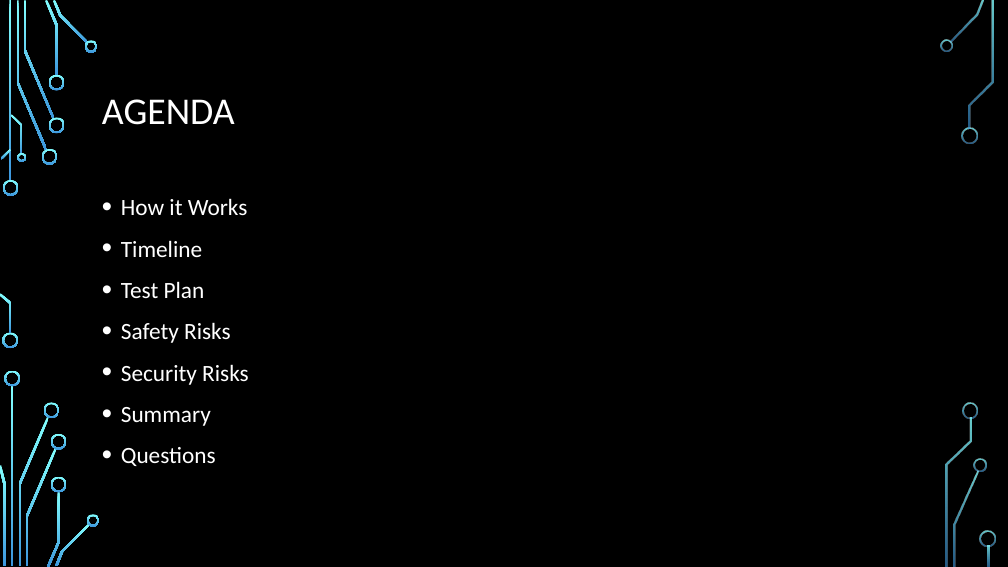
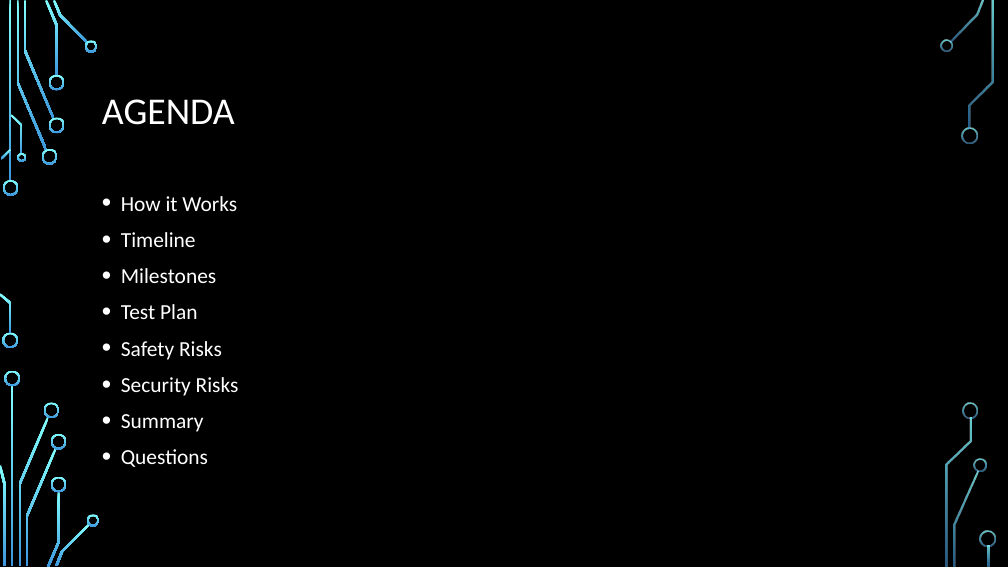
Before and after one commit to dontaylor6000/Group27_Tracker, a slide deck: slide 3 of Documentation/PDR.pptx. Drawn at 1008x567 pixels with LibreOffice and Linux fonts; fonts in the diff are those of the drawing; background and template pictures are left out. Boxes give left, top, right and bottom in pixels: in the first picture for what was removed or moved away, otherwise in the second. Text is boxed around its words. In the diff, an @@ line names an element or a change of style, - is before the commit and + after.

```diff
--- a/Documentation/PDR.pptx
+++ b/Documentation/PDR.pptx
@@ text at bbox=[121, 196, 239, 467]: size 22.2 to 20.4 pt in "How it Works", "Timeline", "Test Plan", "Safety Risks" and 3 more places; line spacing 1.1 to 1 @@
@@ text at bbox=[121, 268, 216, 283]: paragraph added @@
+• Milestones
```
Also in this commit, not shown: 1 other slide changed, 13 slides added, 4 slides removed.
